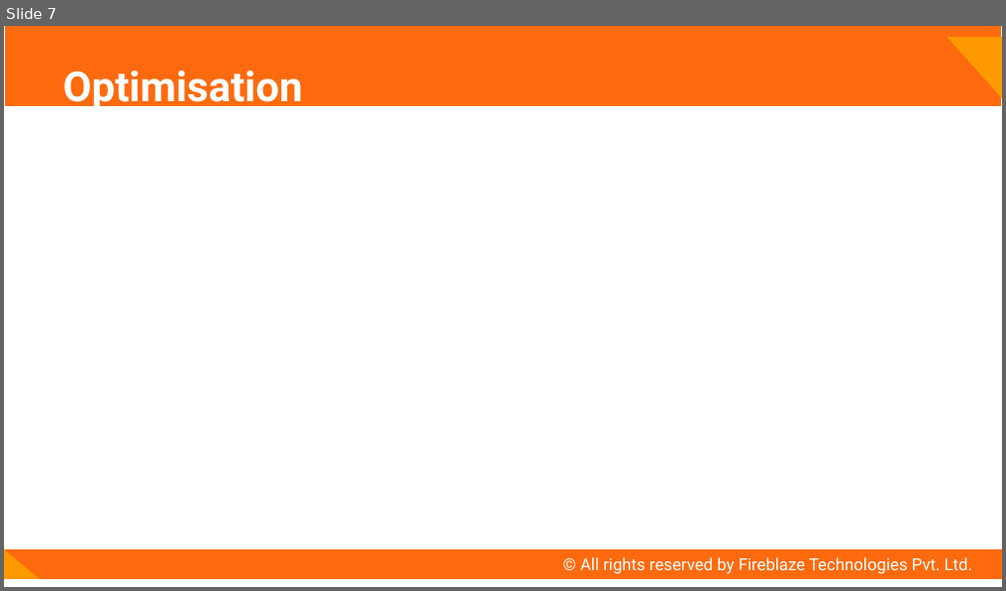
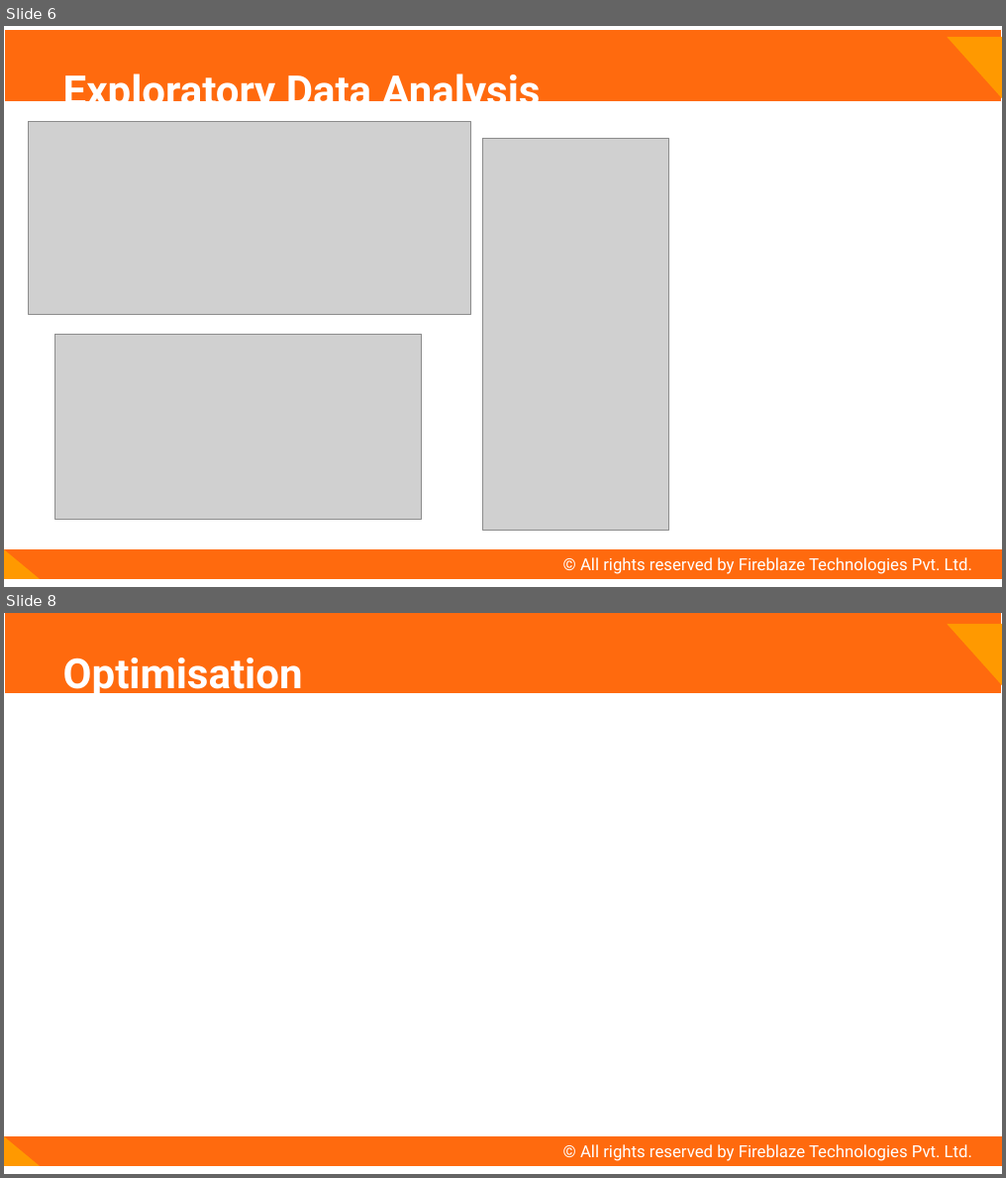
Before and after one commit to bhavesh-1995/fireblazework, a slide deck: fireblaze work/project2/presentationformidtermexammlds/PPT Format.pptx. Shown one above the other, each under a label of ours: slide 7 before the commit, slides 6 and 8 after it; the slides between them are not shown. The pictures are 1006x591 and 1006x1178 pixels, drawn with LibreOffice and Linux fonts; fonts in the diff are those of the drawing; grey boxes stand for pictures. Boxes give left, top, right and bottom in pixels: in the first picture for what was removed or moved away, otherwise in the second. Text is boxed around its words. In the diff, an @@ line names an element or a change of style, - is before the commit and + after.

```diff
--- a/fireblaze work/project2/presentationformidtermexammlds/PPT Format.pptx
+++ b/fireblaze work/project2/presentationformidtermexammlds/PPT Format.pptx
@@ slide 6 added at box(4, 26, 1002, 587), background #FFFFFF @@
@@ title added at box(4, 29, 1002, 102), fill #FF6A0E, outline #FFFFFF 0.75 pt, 30 pt, text #FFFFFF, bold @@
+Exploratory Data Analysis
@@ right triangle added at box(947, 37, 1002, 99), fill #FF9900 @@
@@ picture added at box(28, 122, 471, 314) @@
@@ picture added at box(483, 138, 668, 530) @@
@@ picture added at box(54, 334, 422, 519) @@
@@ rectangle added at box(4, 550, 1002, 579), fill #FF6A0E, 12 pt, text #FFFFFF @@
+© All rights reserved by Fireblaze Technologies Pvt. Ltd.
@@ right triangle added at box(4, 550, 40, 579), fill #FF9900 @@
@@ what was slide 7 is now slide 8 @@
```
Also in this commit, not shown: 6 slides changed, 19 other files.
